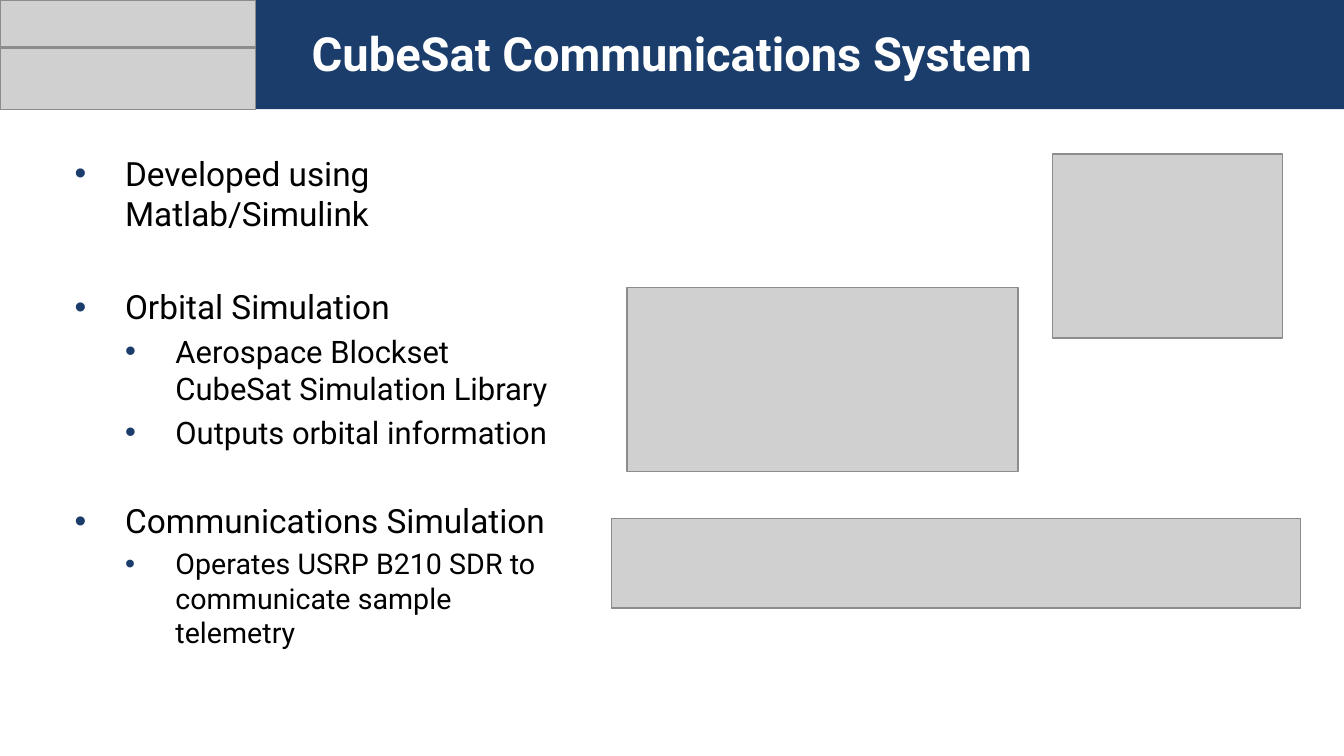
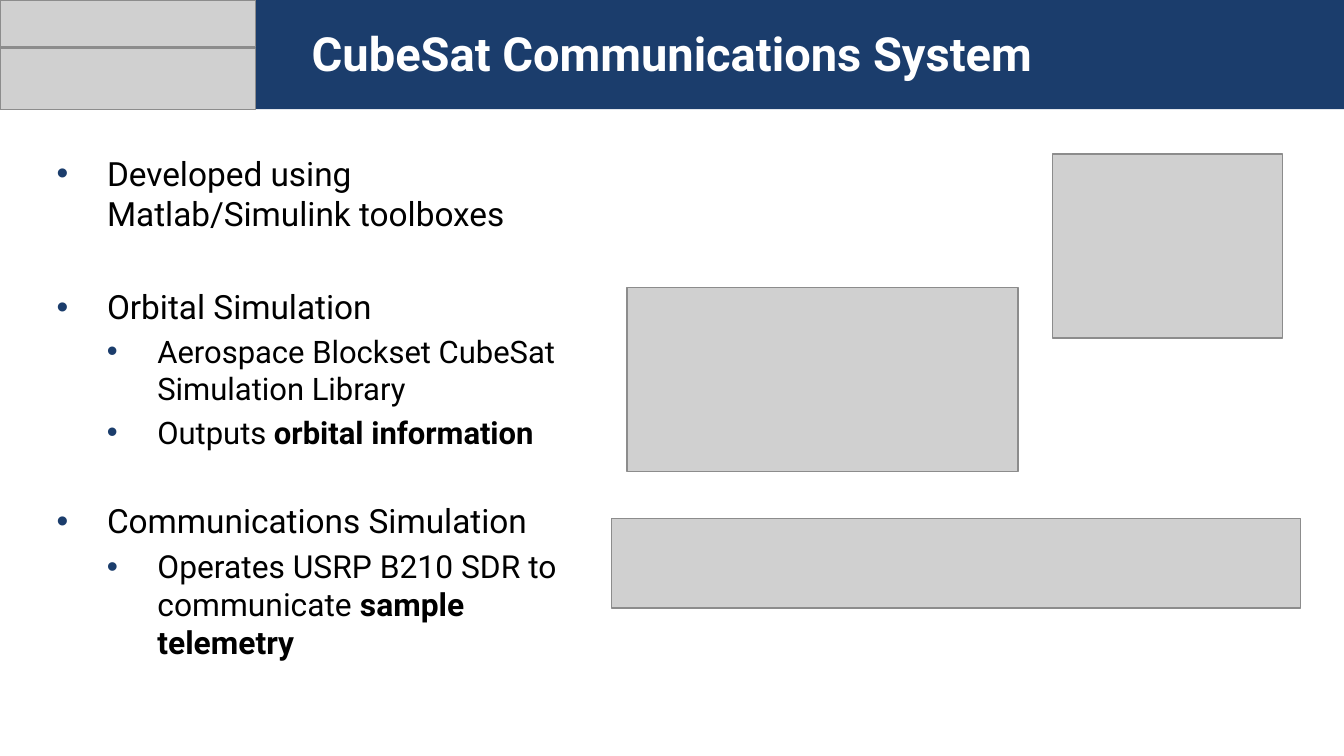
Before and after one commit to daylee/Satellite_Telemetry, a slide deck: slide 4 of Presentations/AIAASciTech.Luppen.pptx. Drawn at 1344x756 pixels with LibreOffice and Linux fonts; fonts in the diff are those of the drawing; grey boxes stand for pictures; background and template pictures are left out. Boxes give left, top, right and bottom in pixels: in the first picture for what was removed or moved away, otherwise in the second. Text is boxed around its words. In the diff, an @@ line names an element or a change of style, - is before the commit and + after.

```diff
--- a/Presentations/AIAASciTech.Luppen.pptx
+++ b/Presentations/AIAASciTech.Luppen.pptx
@@ text "Developed using Matlab/Simulink toolboxes": place and size @@
-text "Developed using Matlab/Simulink toolboxes" at box(125, 161, 548, 649)
+text "Developed using Matlab/Simulink toolboxes" at box(107, 161, 556, 661)
@@ text at box(107, 161, 504, 228): text changed @@
-• Developed using Matlab/Simulink
+• Developed using Matlab/Simulink toolboxes
@@ text at box(157, 420, 556, 661): bold on in "orbital information", "sample telemetry"; size 15.3 to 17 pt in "Operates USRP B210 SDR to communicate sample ..." @@
```
Also in this commit, not shown: 7 other slides changed.
